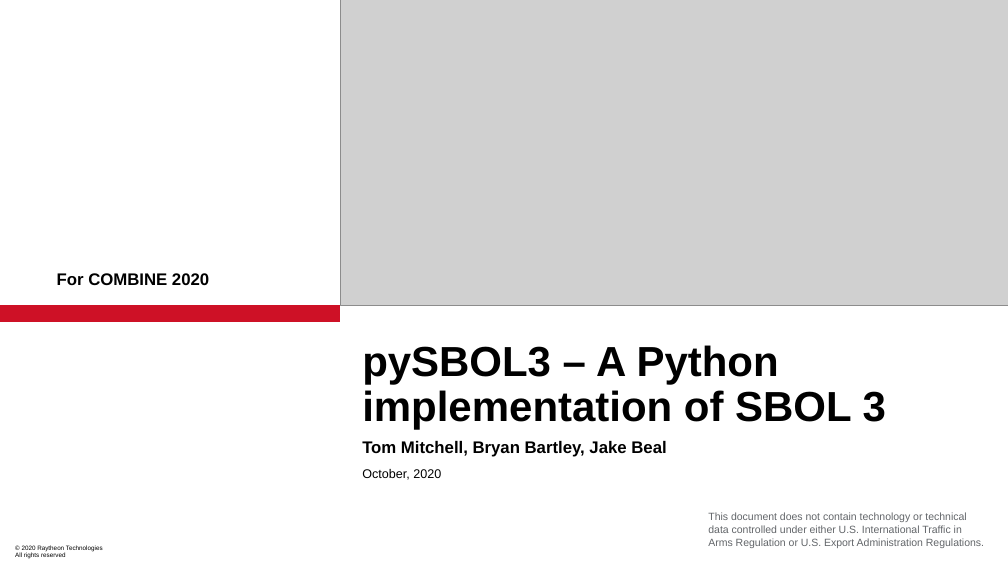
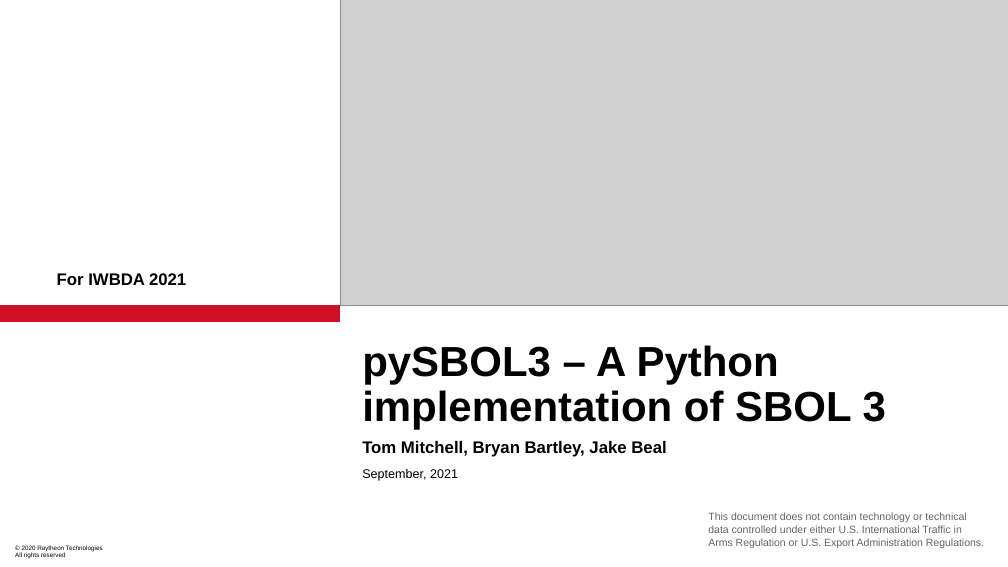
Before and after one commit to SynBioDex/Community-Media, a slide deck: slide 1 of 2021/IWBDA21/pySBOL3-IWBDA-2021.pptx. Drawn at 1008x567 pixels with LibreOffice and Linux fonts; fonts in the diff are those of the drawing; grey boxes stand for pictures; background and template pictures are left out. Boxes give left, top, right and bottom in pixels: in the first picture for what was removed or moved away, otherwise in the second. Text is boxed around its words. In the diff, an @@ line names an element or a change of style, - is before the commit and + after.

Commit message:
Update slides for IWBDA 2021

```diff
--- a/2021/IWBDA21/pySBOL3-IWBDA-2021.pptx
+++ b/2021/IWBDA21/pySBOL3-IWBDA-2021.pptx
@@ text at (x1=57, y1=273, x2=186, y2=285): text changed @@
-For COMBINE 2020
+For IWBDA 2021
@@ text at (x1=362, y1=469, x2=458, y2=481): text changed @@
-October, 2020
+September, 2021
```
Also in this commit, not shown: 3 other slides changed.
